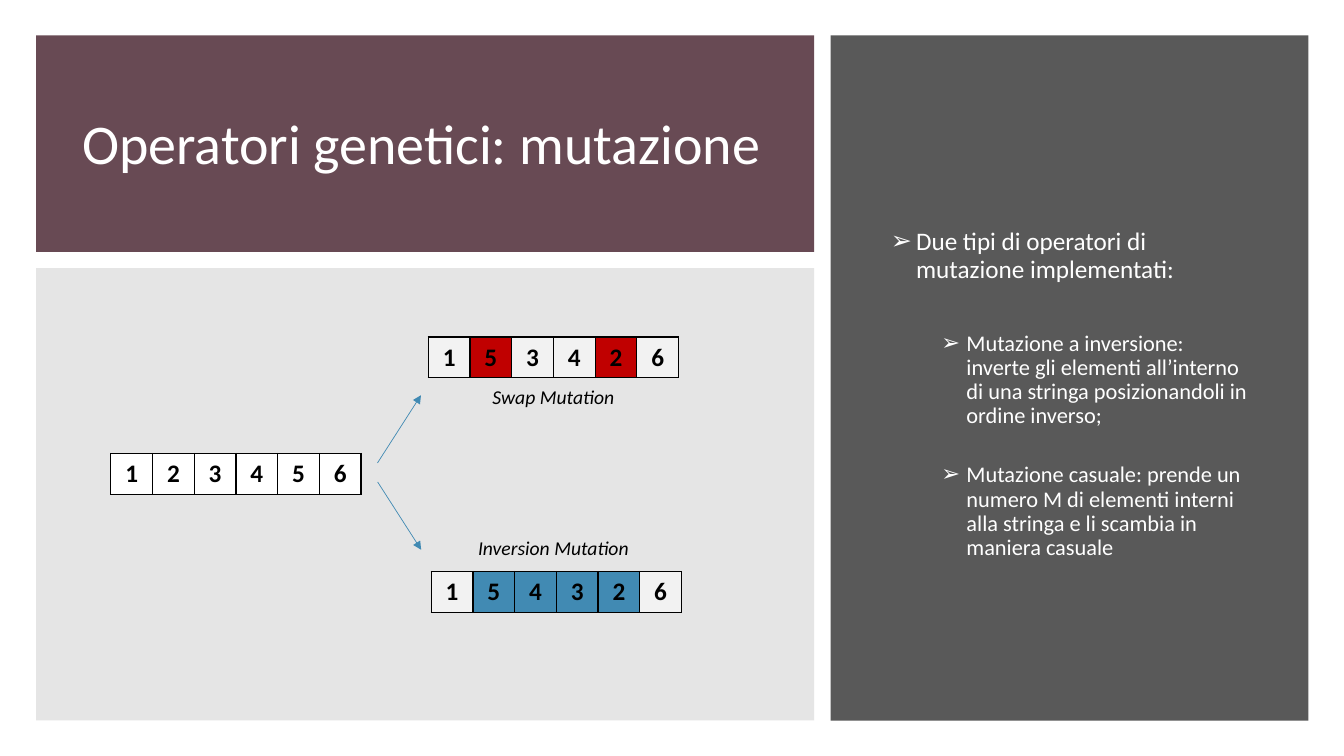
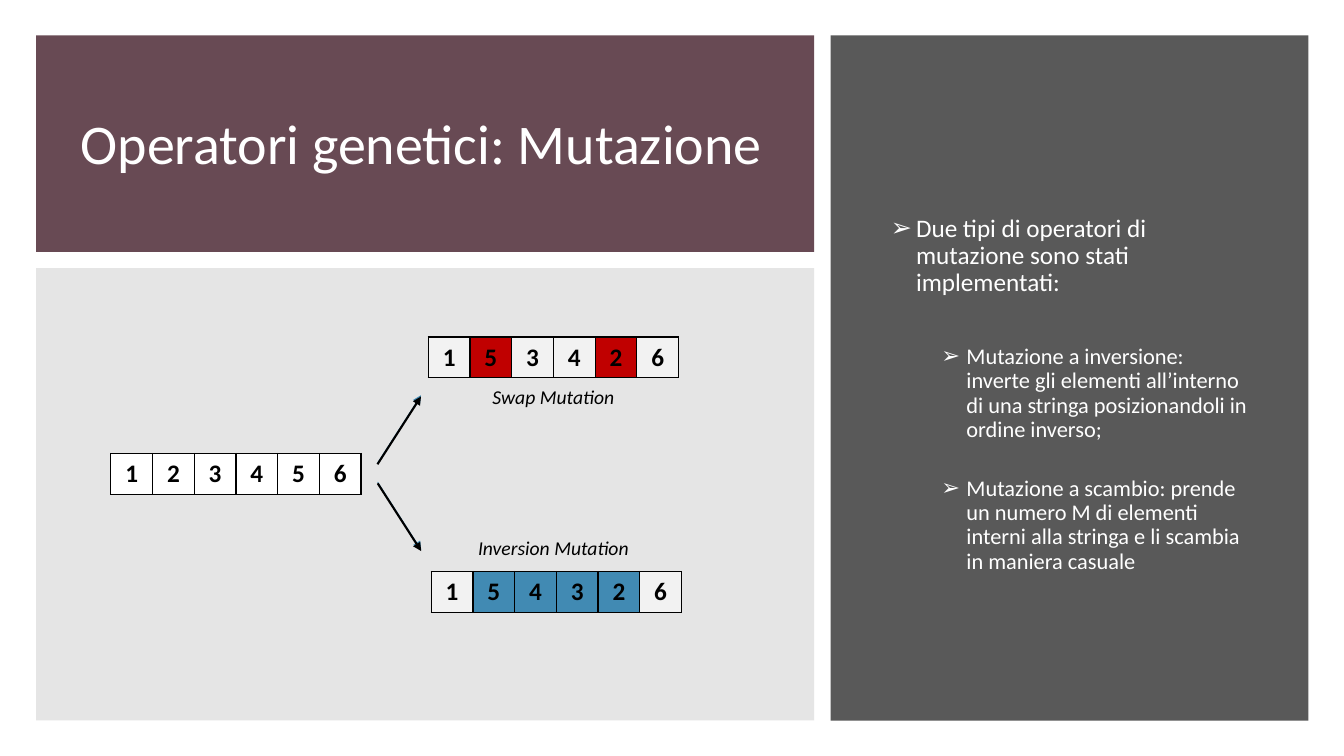
Before and after one commit to gdr-98/Greedy-heuristics-and-genetic-algorithm-for-a-CVRPTW-problem-resolution-, a slide deck: slide 19 of Power_point_nik.pptx (slide 8 before the commit). Drawn at 1344x756 pixels with LibreOffice and Linux fonts; fonts in the diff are those of the drawing. Boxes give left, top, right and bottom in pixels: in the first picture for what was removed or moved away, otherwise in the second. Text is boxed around its words. In the diff, an @@ line names an element or a change of style, - is before the commit and + after.

```diff
--- a/Power_point_nik.pptx
+++ b/Power_point_nik.pptx
@@ title at [81,125,762,174]: text changed @@
-Operatori genetici: mutazione
+Operatori genetici: Mutazione
@@ text at [916,219,1146,295]: text changed @@
-➢ Due tipi di operatori di mutazione implementati:
+➢ Due tipi di operatori di mutazione sono stati implementati:
@@ arrow added from (378, 465) to (421, 396), #000000 1.5 pt @@
@@ arrow added from (378, 484) to (421, 552), #000000 1.5 pt @@
@@ text at [966,480,1240,569]: text changed @@
-  ➢ Mutazione casuale: prende un numero M di elementi interni alla stringa e li scambia in maniera casuale
+  ➢ Mutazione a scambio: prende un numero M di elementi interni alla stringa e li scambia in maniera casuale
```
Also in this commit, not shown: 14 other slides changed, 7 slides added, 3 slides removed.
